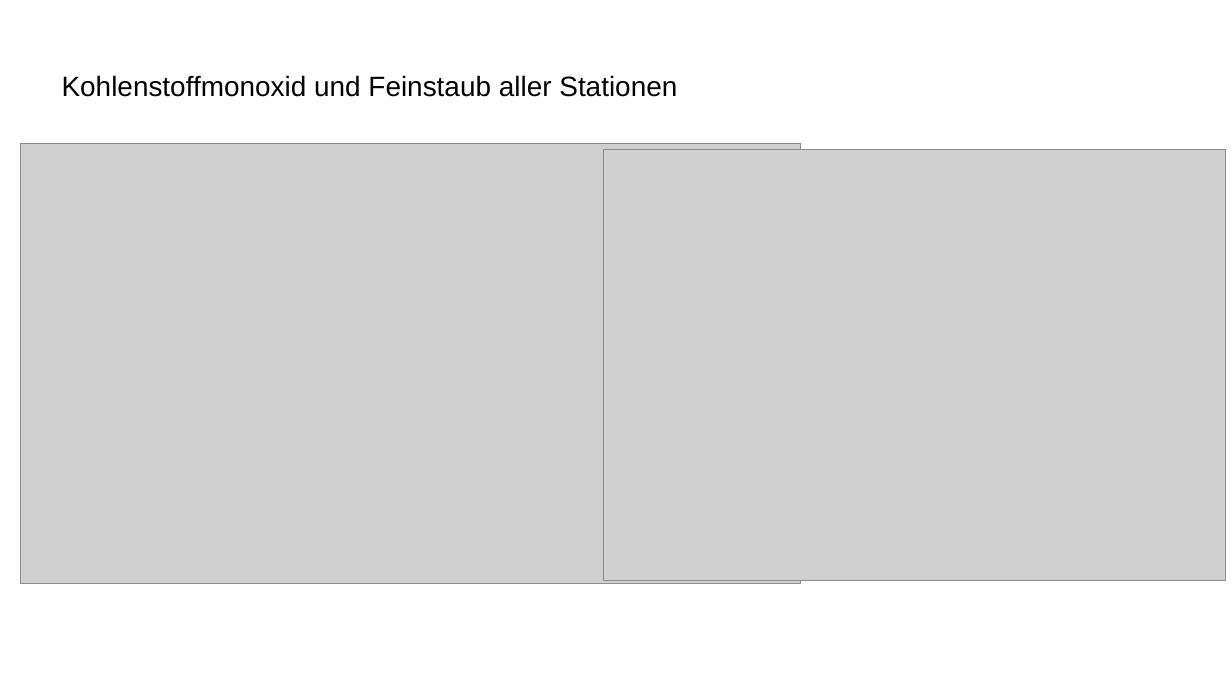
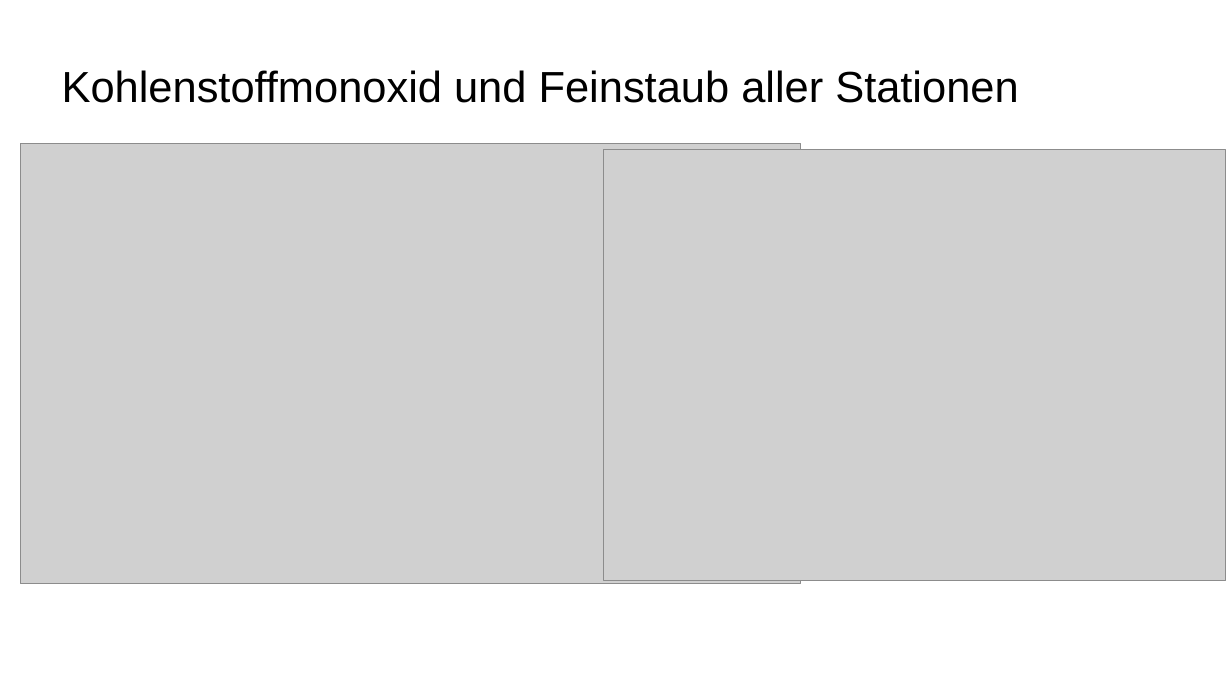
Before and after one commit to TSchiefer/IE_BigData_Project, a slide deck: slide 6 of IE_BigData_Madrid.pptx (slide 4 before the commit). Drawn at 1232x693 pixels with LibreOffice and Linux fonts; fonts in the diff are those of the drawing; grey boxes stand for pictures. Boxes give left, top, right and bottom in pixels: in the first picture for what was removed or moved away, otherwise in the second. Text is boxed around its words. In the diff, an @@ line names an element or a change of style, - is before the commit and + after.

```diff
--- a/IE_BigData_Madrid.pptx
+++ b/IE_BigData_Madrid.pptx
@@ text "Kohlenstoffmonoxid und Feinstaub aller Stationen" at (x1=62, y1=70, x2=1018, y2=103): size 18 to 28 pt @@
```
Also in this commit, not shown: 2 other slides changed, 7 slides added, 4 slides removed.
